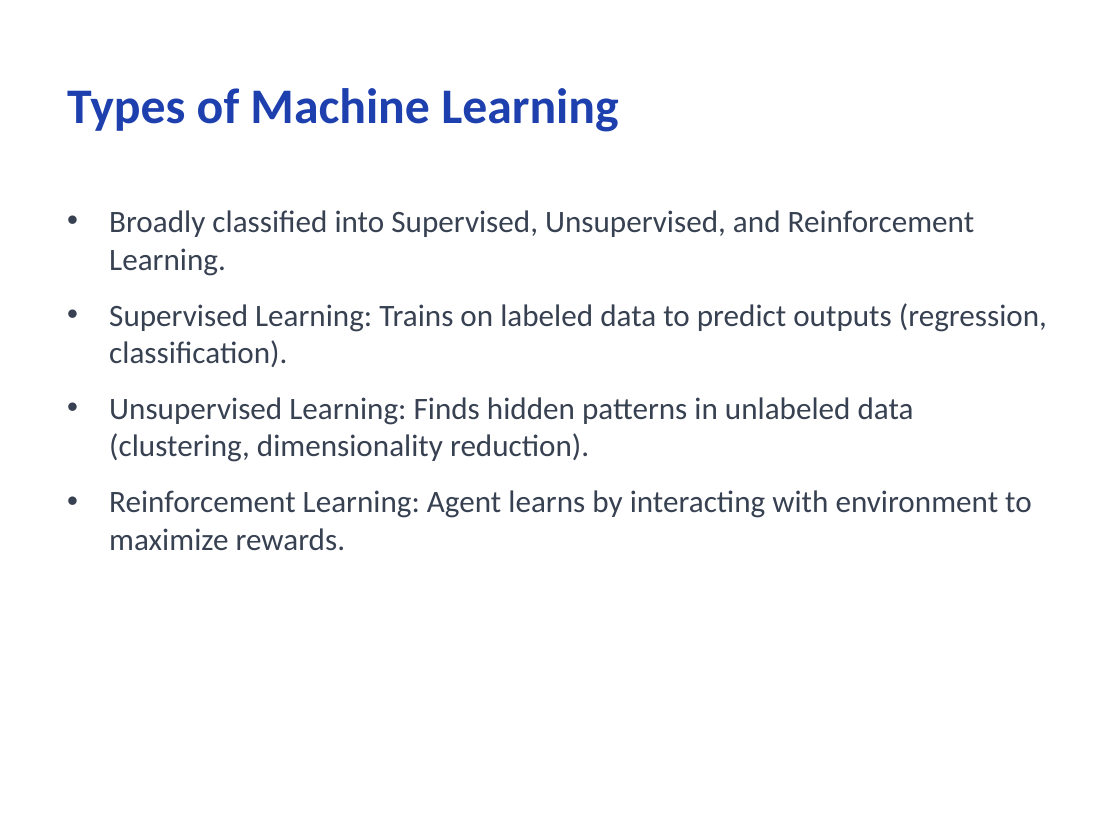
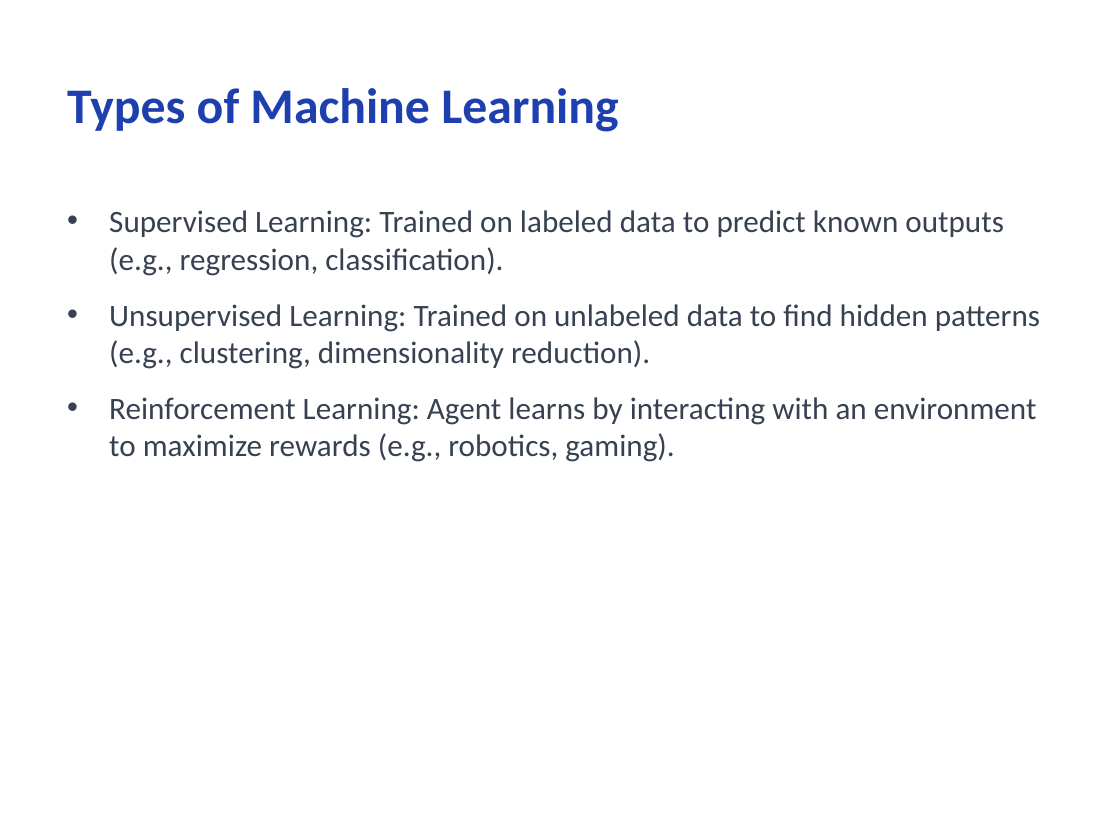
Before and after one commit to CodeByMonil/Lecture-Notes-Processor, a slide deck: slide 5 of outputs/slides/monil_ML-Note.pptx. Drawn at 1120x840 pixels with LibreOffice and Linux fonts; fonts in the diff are those of the drawing. Boxes give left, top, right and bottom in pixels: in the first picture for what was removed or moved away, otherwise in the second. Text is boxed around its words. In the diff, an @@ line names an element or a change of style, - is before the commit and + after.

```diff
--- a/outputs/slides/monil_ML-Note.pptx
+++ b/outputs/slides/monil_ML-Note.pptx
@@ text at (109,210,1040,462): text changed @@
-• Broadly classified into Supervised, Unsupervised, and Reinforcement Learning.
-• Supervised Learning: Trains on labeled data to predict outputs (regression, classification).
-• Unsupervised Learning: Finds hidden patterns in unlabeled data (clustering, dimensionality reduction).
-• Reinforcement Learning: Agent learns by interacting with environment to maximize rewards.
+• Supervised Learning: Trained on labeled data to predict known outputs (e.g., regression, classification).
+• Unsupervised Learning: Trained on unlabeled data to find hidden patterns (e.g., clustering, dimensionality reduction).
+• Reinforcement Learning: Agent learns by interacting with an environment to maximize rewards (e.g., robotics, gaming).
```
Also in this commit, not shown: 10 other slides changed, 24 other files.
